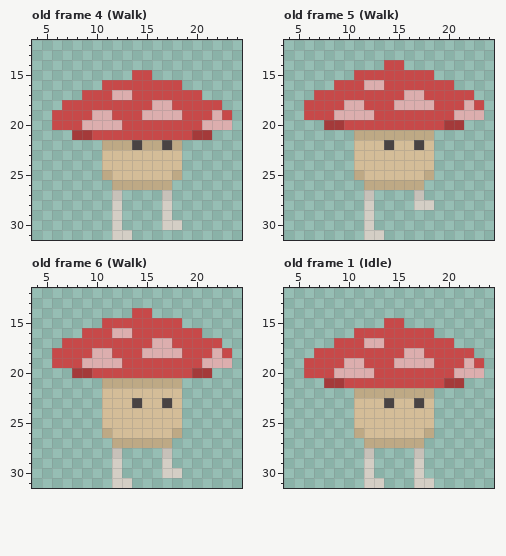
A pixel-art file gets an edit: Assets/Sprites/mushroom.aseprite. Above: the version before the commit.
32x32 pixels, 10 frames. Colours within 5 levels of each other are drawn and written as one. Shown: old frame 4 (Walk): x 4..24, y 12..31; old frame 5 (Walk): x 4..24, y 12..31; old frame 6 (Walk): x 4..24, y 12..31; old frame 1 (Idle): x 4..24, y 12..31. The commit also changed other frames, which this record leaves out.
Once edited:
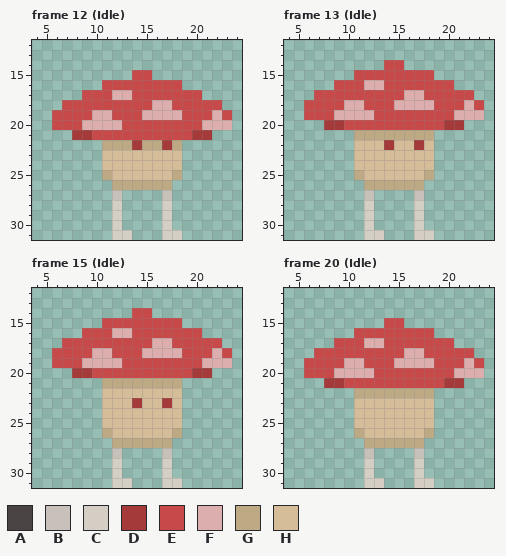
Palette (. is transparent): A #494343  B #c7c1b9  C #d4cec5  D #a43a3a  E #c74949  F #dcaeae  G #bea985  H #d4bd98
A new or re-ordered frame is compared with the old frame closest to it.
Edits made:
frames 10 -> 24
--- frame 12 (Idle) is new; against old frame 4 (Walk), layers "Eyes", "Feet"
@@ x 12..19 @@
 21 EEEEEEEE
-22 GGAGGAG.
+22 GGDGGDG.
 23 HHHHHHH.
@@ x 15..20 @@
 29 ..C...
-30 ..CC..
-31 ......
+30 ..C...
+31 ..CC..
--- frame 13 (Idle) is new; against old frame 5 (Walk), layers "Eyes", "Feet"
@@ x 12..19 @@
 21 GGGGGGG.
-22 HHAHHAH.
+22 HHDHHDH.
 23 HHHHHHH.
@@ x 15..20 @@
 27 ..B...
-28 ..CC..
-29 ......
-30 ......
-31 ......
+28 ..C...
+29 ..C...
+30 ..C...
+31 ..CC..
--- frame 15 (Idle) is new; against old frame 6 (Walk), layers "Eyes", "Feet"
@@ x 12..19 @@
 22 HHHHHHH.
-23 HHAHHAH.
+23 HHDHHDH.
 24 HHHHHHH.
@@ x 15..20 @@
 29 ..C...
-30 ..CC..
-31 ......
+30 ..C...
+31 ..CC..
--- frame 20 (Idle) is new; against old frame 1 (Idle), layer "Eyes"
@@ x 12..19 @@
 22 GGGGGGG.
-23 HHAHHAH.
+23 HHHHHHH.
 24 HHHHHHH.
